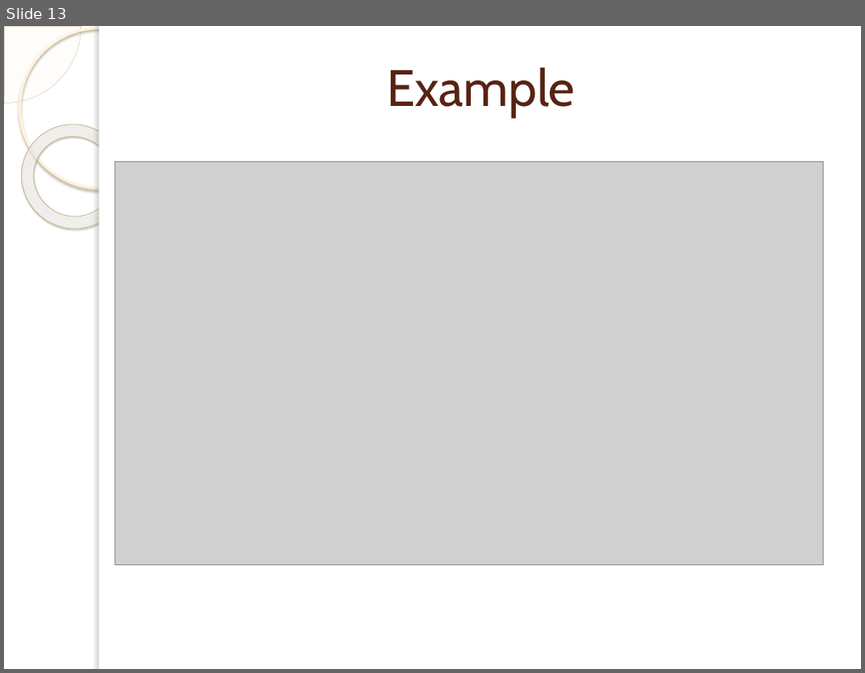
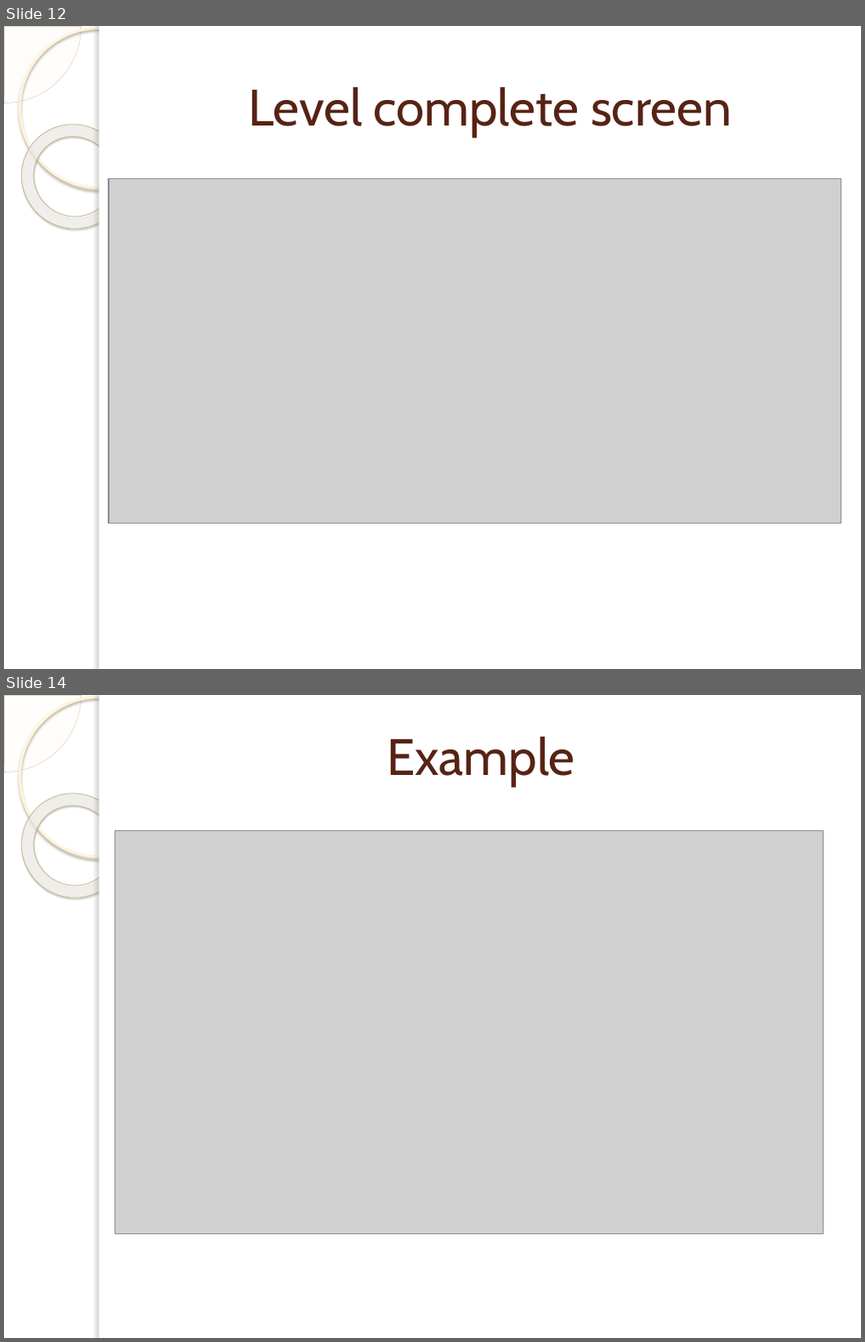
Before and after one commit to Kunalzx/SaveElectricityAndroidGame, a slide deck: Documents/Drafts/Design Ppt Hot topic3.pptx. Shown one above the other, each under a label of ours: slide 13 before the commit, slides 12 and 14 after it; the slides between them are not shown. The pictures are 865x673 and 865x1342 pixels, drawn with LibreOffice and Linux fonts; fonts in the diff are those of the drawing; grey boxes stand for pictures; background and template pictures are left out. Boxes give left, top, right and bottom in pixels: in the first picture for what was removed or moved away, otherwise in the second. Text is boxed around its words. In the diff, an @@ line names an element or a change of style, - is before the commit and + after.

```diff
--- a/Documents/Drafts/Design Ppt Hot topic3.pptx
+++ b/Documents/Drafts/Design Ppt Hot topic3.pptx
@@ slide 12 added at bbox=[4, 26, 861, 669], background picture (left out); not listed: 5 template elements that a slide beside it also shows @@
@@ title added at bbox=[248, 87, 732, 136], 43 pt, text #572314 @@
+Level complete screen
@@ picture added at bbox=[109, 178, 841, 523] @@
@@ what was slide 13 is now slide 14 @@
```
Also in this commit, not shown: 3 slides changed, 1 other slide added, 1 slide removed.
